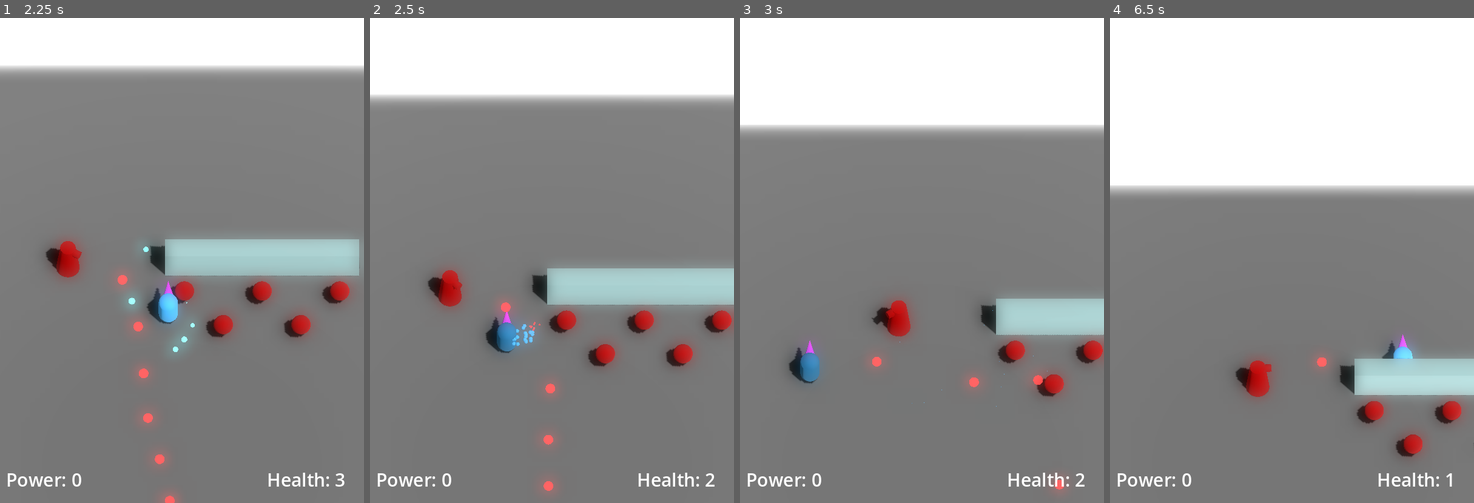
Above: before the commit, frames 1-4 (left to right).
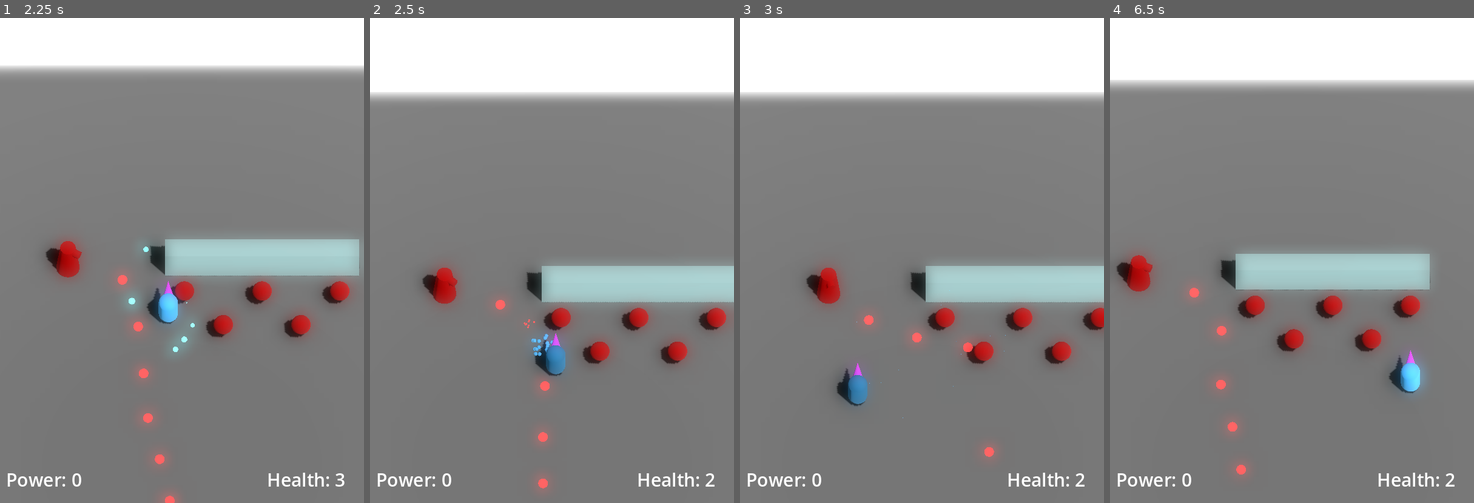
Above: after the commit, the same moments.

Repository: JackEvans24/bullet-absorb
Game: Godot game, scene res://scenes/main.tscn
Same seed, same stepped clock (60 frames per second), same inputs: the game is played once before the commit and once after it.
Inputs:
- Up to frame 1 (2.25 s): hold K (absorb) 0.53-1.28 s; hold Up (move_forward) 0.53-2.03 s; tap J (fire) at 1.35 s; hold Left (move_left) from 2.03 s (still down); hold K (absorb) from 2.03 s (still down)
- Up to frame 2 (2.5 s): keep holding Left (move_left); keep holding K (absorb)
- Up to frame 3 (3 s): keep holding Left (move_left); release K (absorb) at 2.78 s; tap J (fire) at 2.85 s
- Up to frame 4 (6.5 s): release Left (move_left) at 3.53 s; hold Down (move_back) 3.53-4.28 s; hold K (absorb) 3.53-4.28 s; hold Right (move_right) 4.28-5.03 s; tap J (fire) at 4.35, 5.85 s; hold Up (move_forward) 5.03-5.78 s; hold K (absorb) 5.03-5.78 s; hold Right (move_right) from 5.78 s (still down)

Frame 1 is identical in both runs. In frame 2, 4.5% of the frame differs, in the area x 0-100%, y 15-98%; in frame 3, 18%; in frame 4, 34%, in the area x 0-100%, y 12-97%.

Commit message:
feat: add player knockback

Diff:
--- a/prefabs/player.tscn
+++ b/prefabs/player.tscn
@@ -11,6 +11,7 @@
 [ext_resource type="Script" path="res://scripts/mechanics/player/player_aim.gd" id="4_owsoe"]
 [ext_resource type="Material" uid="uid://dq2ufo1kpypca" path="res://materials/player/player_absorb_halo.tres" id="4_poddg"]
 [ext_resource type="PackedScene" uid="uid://dl5unqhv0x3ox" path="res://prefabs/bullets/player_bullet.tscn" id="5_twt6l"]
+[ext_resource type="Script" path="res://scripts/mechanics/player/movement/knockback.gd" id="5_unin6"]
 [ext_resource type="Shape3D" uid="uid://c4tuvev8wasc3" path="res://models/player/player_internal.tres" id="7_iumbl"]
 [ext_resource type="Script" path="res://scripts/mechanics/player/player_body.gd" id="10_18rdm"]
 [ext_resource type="Shape3D" uid="uid://b143a5k1xv5rx" path="res://models/player/player_external.tres" id="11_p7nyd"]
@@ -88,15 +89,18 @@
 script = ExtResource("2_pauji")
 initial_state = NodePath("Run")
 
-[node name="Run" type="Node" parent="MoveState"]
-script = ExtResource("3_60agh")
-
 [node name="Absorb" type="Node" parent="MoveState"]
 script = ExtResource("3_60agh")
 speed = 5.0
 
 [node name="Dead" type="Node" parent="MoveState"]
 script = ExtResource("4_koxfs")
+
+[node name="Knockback" type="Node" parent="MoveState"]
+script = ExtResource("5_unin6")
+
+[node name="Run" type="Node" parent="MoveState"]
+script = ExtResource("3_60agh")
 
 [node name="Health" type="Node" parent="."]
 script = ExtResource("2_pcwtq")
--- /dev/null
+++ b/scripts/mechanics/player/movement/knockback.gd
@@ -0,0 +1,23 @@
+class_name KnockbackMoveState
+extends MoveState
+
+@export var knockback_speed: float = 20.0
+@export var knockback_duration: float = 0.2
+
+var direction: Vector3
+
+func enter(ctx: Dictionary={}):
+    direction = ctx[MoveStateConstants.HIT_DIRECTION]
+
+    if direction == null:
+        printerr('Unable to find hit direction for knockback')
+        state_machine.transition_to(MoveStateConstants.STATE_RUN)
+        return
+
+    movement = direction.normalized() * knockback_speed
+
+    do_knockback_timeout()
+
+func do_knockback_timeout():
+    await get_tree().create_timer(knockback_duration).timeout
+    state_machine.transition_to(MoveStateConstants.STATE_RUN)
--- a/scripts/mechanics/player/player.gd
+++ b/scripts/mechanics/player/player.gd
@@ -52,14 +52,27 @@
 	aim.can_fire = move_state.can_fire
 	absorb.can_absorb = move_state.can_absorb
 
-func _on_damage_taken(_damage_taken: float, _taken_from: Node3D):
+func _on_damage_taken(_damage_taken: float, taken_from: Node3D):
 	damage_taken.emit()
 	absorb.end_windup()
 
 	if current_health <= 0:
-		move_state.transition_to("Dead")
-		ground_detection.set_deferred("disabled", true)
-		died.emit()
+		die()
+	else:
+		knockback(taken_from)
+
+func die():
+	move_state.transition_to(MoveStateConstants.STATE_DEAD)
+	ground_detection.set_deferred("disabled", true)
+	died.emit()
+
+func knockback(taken_from: Node3D):
+	var direction = global_position - taken_from.global_position
+	direction.y = 0
+
+	var ctx: Dictionary = {}
+	ctx[MoveStateConstants.HIT_DIRECTION] = direction
+	move_state.transition_to(MoveStateConstants.STATE_KNOCKBACK, ctx)
 
 func _on_absorb():
 	power_count += 1
@@ -76,9 +89,9 @@
 	health.take_damage(1.0, area)
 
 func _on_slowdown_started():
-	move_state.transition_to("Absorb")
+	move_state.transition_to(MoveStateConstants.STATE_ABSORB)
 	aim.can_fire = false
 
 func _on_slowdown_ended():
-	move_state.transition_to("Run")
+	move_state.transition_to(MoveStateConstants.STATE_RUN)
 	aim.can_fire = true
--- /dev/null
+++ b/scripts/state/move_state_constants.gd
@@ -0,0 +1,8 @@
+class_name MoveStateConstants
+
+const STATE_ABSORB = 'Absorb'
+const STATE_DEAD = 'Dead'
+const STATE_KNOCKBACK = 'Knockback'
+const STATE_RUN = 'Run'
+
+const HIT_DIRECTION = 'hit_direction'
--- a/scripts/state/state.gd
+++ b/scripts/state/state.gd
@@ -3,7 +3,7 @@
 
 var state_machine: StateMachine
 
-func enter(msg: Dictionary={}):
+func enter(ctx: Dictionary={}):
     pass
 
 func update(delta: float):
--- a/scripts/state/state_machine.gd
+++ b/scripts/state/state_machine.gd
@@ -17,12 +17,12 @@
 func _process(delta):
 	state.update(delta)
 
-func transition_to(target_state_name: String):
+func transition_to(target_state_name: String, ctx: Dictionary={}):
 	if not has_node(target_state_name):
 		printerr("No move state found with name: %s" % target_state_name)
 		return
 
 	state.exit()
 	state = get_node(target_state_name)
-	state.enter()
+	state.enter(ctx)
 	state_changed.emit(state.name)
Not shown: 1 places in prefabs/player.tscn that only renumber resources
